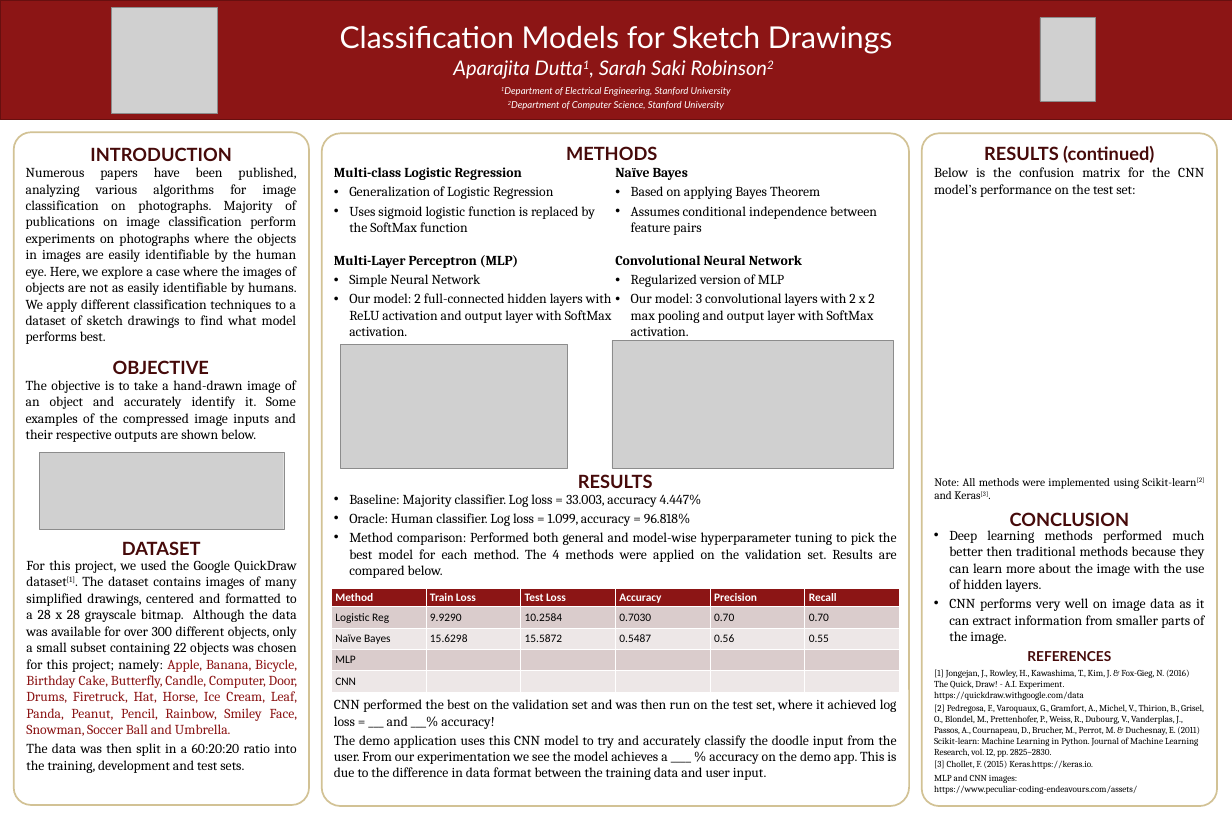
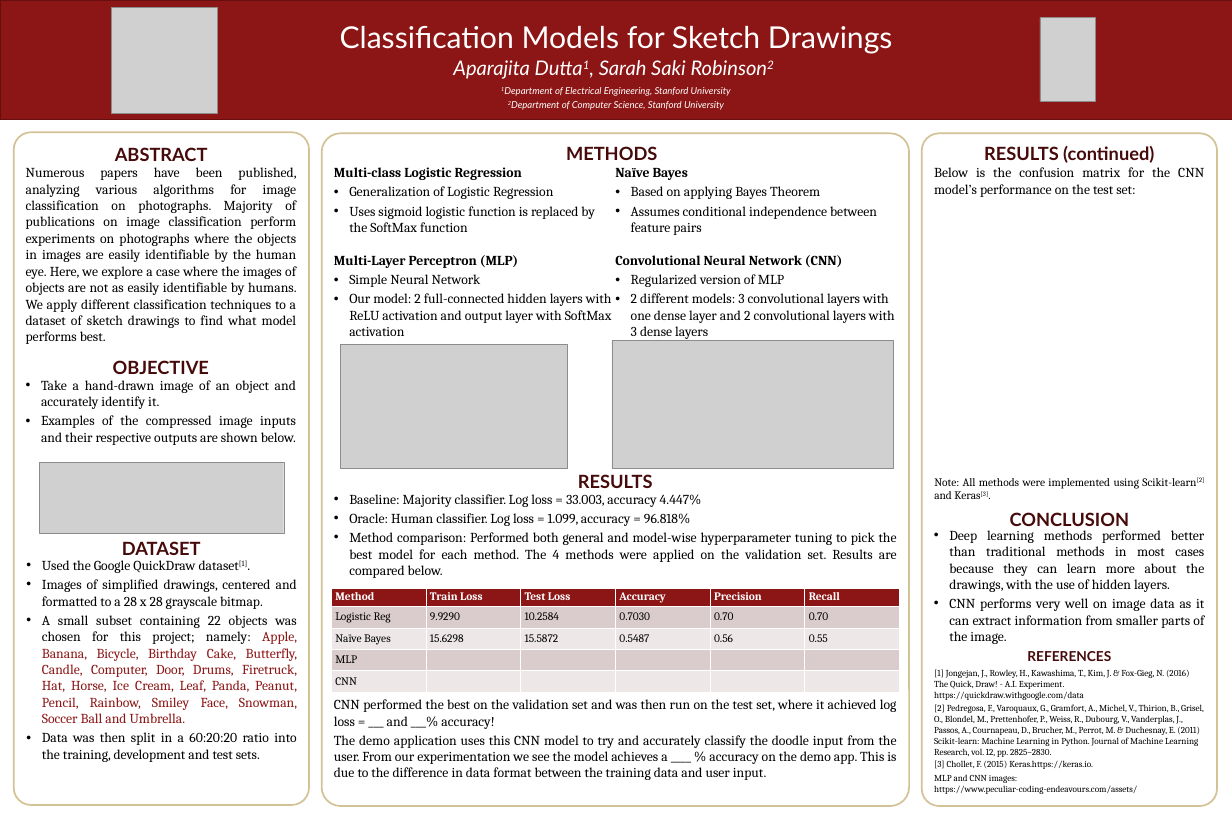
Before and after one commit to adutta158/CS221ProjectSp19, a slide deck: slide 1 of poster.pptx. Drawn at 1232x821 pixels with LibreOffice and Linux fonts; fonts in the diff are those of the drawing; grey boxes stand for pictures. Boxes give left, top, right and bottom in pixels: in the first picture for what was removed or moved away, otherwise in the second. Text is boxed around its words. In the diff, an @@ line names an element or a change of style, - is before the commit and + after.

```diff
--- a/poster.pptx
+++ b/poster.pptx
@@ text at (115, 147, 208, 161): text changed @@
-INTRODUCTION
+ABSTRACT
@@ text at (349, 293, 889, 323): text changed @@
-• Our model: 2 full-connected hidden layers with ReLU activation and output layer with SoftMax activation.
-Convolutional Neural Network
+• Our model: 2 full-connected hidden layers with ReLU activation and output layer with SoftMax activation
+Convolutional Neural Network (CNN)
@@ text at (631, 310, 895, 339): text changed @@
-• Our model: 3 convolutional layers with 2 x 2 max pooling and output layer with SoftMax activation.
+• 2 different models: 3 convolutional layers with one dense layer and 2 convolutional layers with 3 dense layers
@@ text at (41, 380, 296, 445): text changed @@
-The objective is to take a hand-drawn image of an object and accurately identify it. Some examples of the compressed image inputs and their respective outputs are shown below.
+• Take a hand-drawn image of an object and accurately identify it.
+• Examples of the compressed image inputs and their respective outputs are shown below.
@@ picture: place and size @@
-picture at (39, 453, 284, 529)
+picture at (39, 462, 284, 533)
@@ text at (949, 530, 1204, 592): text changed @@
-• Deep learning methods performed much better then traditional methods because they can learn more about the image with the use of hidden layers.
+• Deep learning methods performed better than traditional methods in most cases because they can learn more about the drawings, with the use of hidden layers.
@@ text at (42, 560, 298, 762): text changed @@
-For this project, we used the Google QuickDraw dataset[1]. The dataset contains images of many simplified drawings, centered and formatted to a 28 x 28 grayscale bitmap. Although the data was available for over 300 different objects, only a small subset containing 22 objects was chosen for this project; namely: Apple, Banana, Bicycle, Birthday Cake, Butterfly, Candle, Computer, Door, Drums, Firetruck, Hat, Horse, Ice Cream, Leaf, Panda, Peanut, Pencil, Rainbow, Smiley Face, Snowman, Soccer Ball and Umbrella.
-The data was then split in a 60:20:20 ratio into the training, development and test sets.
+• Used the Google QuickDraw dataset[1].
+• Images of simplified drawings, centered and formatted to a 28 x 28 grayscale bitmap.
+• A small subset containing 22 objects was chosen for this project; namely: Apple, Banana, Bicycle, Birthday Cake, Butterfly, Candle, Computer, Door, Drums, Firetruck, Hat, Horse, Ice Cream, Leaf, Panda, Peanut, Pencil, Rainbow, Smiley Face, Snowman, Soccer Ball and Umbrella.
+• Data was then split in a 60:20:20 ratio into the training, development and test sets.
@@ table at (331, 589, 900, 692) @@
@@ font Calibri to Cambria @@
```
